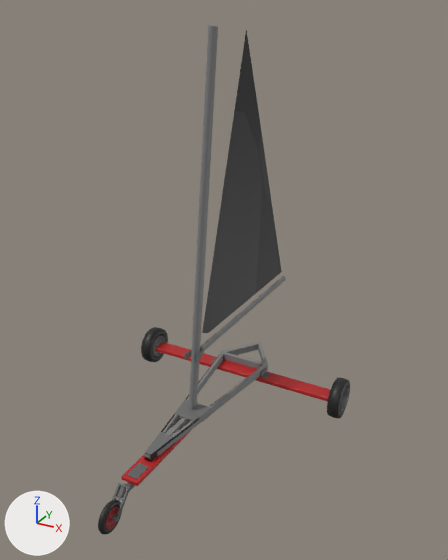
One commit to the COLLADA model resources/objects/red-piper/red-piper.dae: the scene before it, then after it.
One viewpoint serves both versions: a camera (50 mm lens) standing at (4.62, -7.96, 6.27) and looking at (0.3, -0.1, 2.33). The lights are fixed; the arrows at lower left show +X, +Y and +Z.

Names of what the first picture shows: 'Achterloper', 'Band.001', 'Band.002', 'Body', 'Giek', 'Mast', 'Voorloper', 'Zeil'.
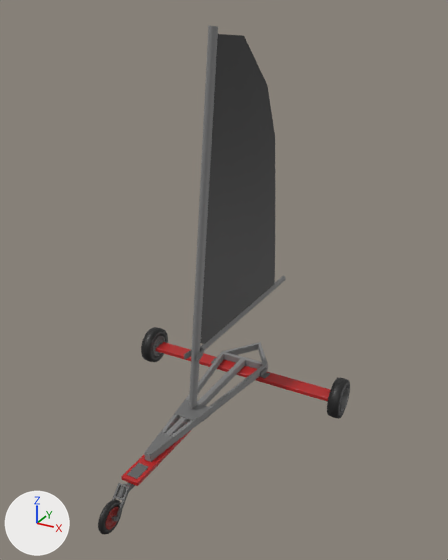
Boxes [x1, y1, x2, y2] around the edits, measured in the pictures (448 x 560 px; the box of a moved part takes in the faces that stretch with it):
'Zeil', reshaped (6% narrower)
    before: [202, 30, 282, 333]
    after: [200, 34, 275, 344]
part 1 of me_plane_008, added
    after: [144, 342, 268, 461]
part 2 of me_plane_008, surface changed
    both: [145, 416, 202, 462]
part 3 of me_circle, added (black)
    after: [200, 34, 275, 344]
part 4 of me_circle, moved or reshaped (not visible afterwards)
    before: [202, 30, 282, 333]

The change in detail:
me_plane_008 is used by ob_body; location (0.0, 0.0, 0.0).
me_plane_008 had 44 vertices, 100 faces and spanned x -0.49..0.49, y -1.95..1.95, z 0.0..0.13.
me_plane_008 now has 140 vertices, 296 faces and spans x -0.49..0.49, y -1.95..1.95, z 0.0..0.13.
me_plane_008 part 1: 96 vertices added at x -0.49..0.49, y -1.94..1.95, z 0.0..0.13.
me_plane_008 part 2: 8 kept faces spanning x -0.18..0.49, y -1.95..1.25, z 0.0..0.13 get new texture (UV) coordinates.
me_circle is used by ob_zeil; location (0.0, 0.0, 0.0).
me_circle had 770 vertices, 1344 faces and spanned x -0.01..0.0, y -0.29..2.88, z 1.31..5.96.
me_circle now has 1620 vertices, 2816 faces and spans x 0.0, y -0.41..2.55, z 1.15..5.92.
me_circle part 3: a new loose piece of 405 vertices spanning x 0.0, y -0.41..2.55, z 1.15..5.92, in mat_duvel (picture img_red_piper_diffuse_png).
me_circle part 4: 2 vertices moved within x 0.0, y 0.72, z 1.73; 766 vertices removed from x -0.01..0.0, y -0.29..2.88, z 1.31..5.96; 806 vertices added at x 0.0, y -0.41..2.55, z 1.15..5.92.
